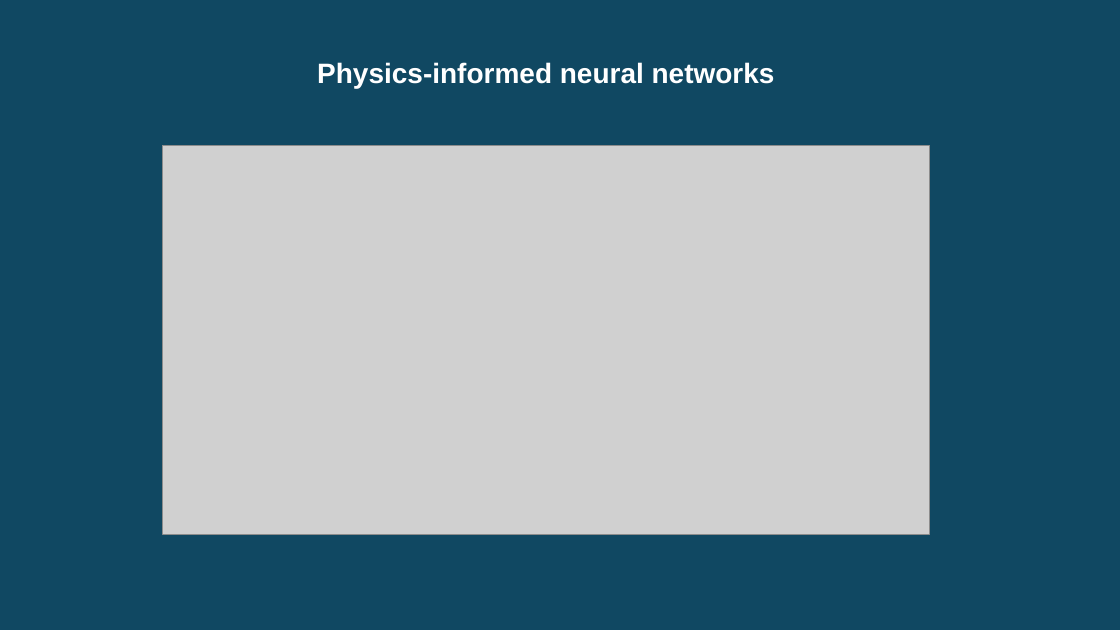
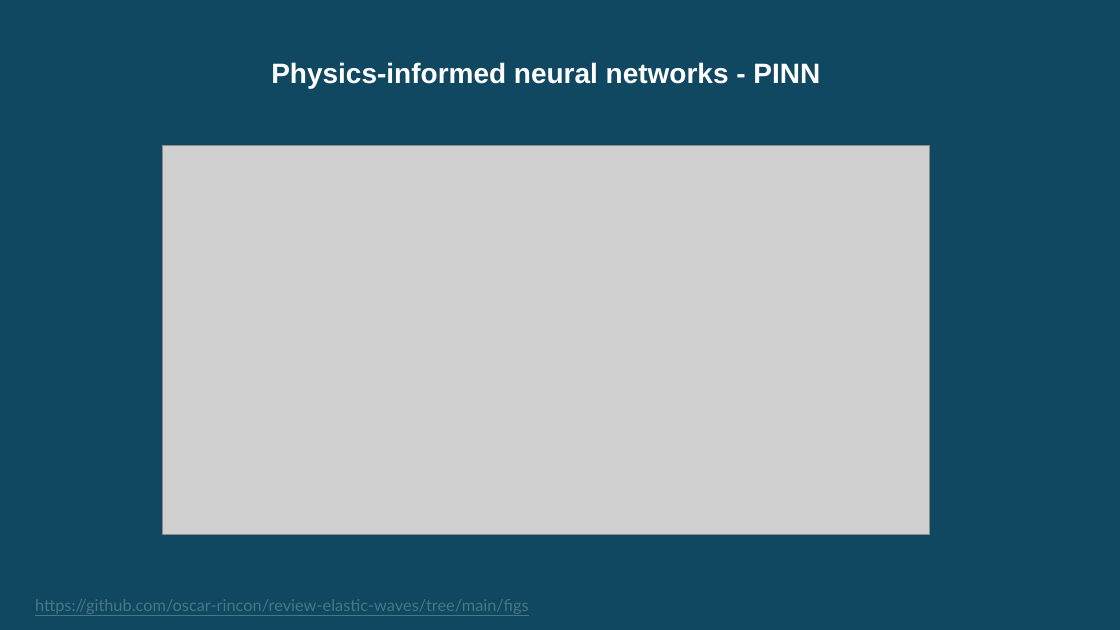
Before and after one commit to oscar-rincon/Review-Seismic-Waves, a slide deck: slide 8 of slides/reunión_27_07_2024.pptx. Drawn at 1120x630 pixels with LibreOffice and Linux fonts; fonts in the diff are those of the drawing; grey boxes stand for pictures. Boxes give left, top, right and bottom in pixels: in the first picture for what was removed or moved away, otherwise in the second. Text is boxed around its words. In the diff, an @@ line names an element or a change of style, - is before the commit and + after.

Commit message:
slides update

```diff
--- a/slides/reunión_27_07_2024.pptx
+++ b/slides/reunión_27_07_2024.pptx
@@ text at (271,62,820,88): text changed @@
-Physics-informed neural networks
+Physics-informed neural networks - PINN
@@ text added at (35,599,529,614), 14 pt, text #467886, underline @@
+https://github.com/oscar-rincon/review-elastic-waves/tree/main/figs
```
Also in this commit, not shown: 9 other slides changed, 4 slides added, 2 slides removed.
